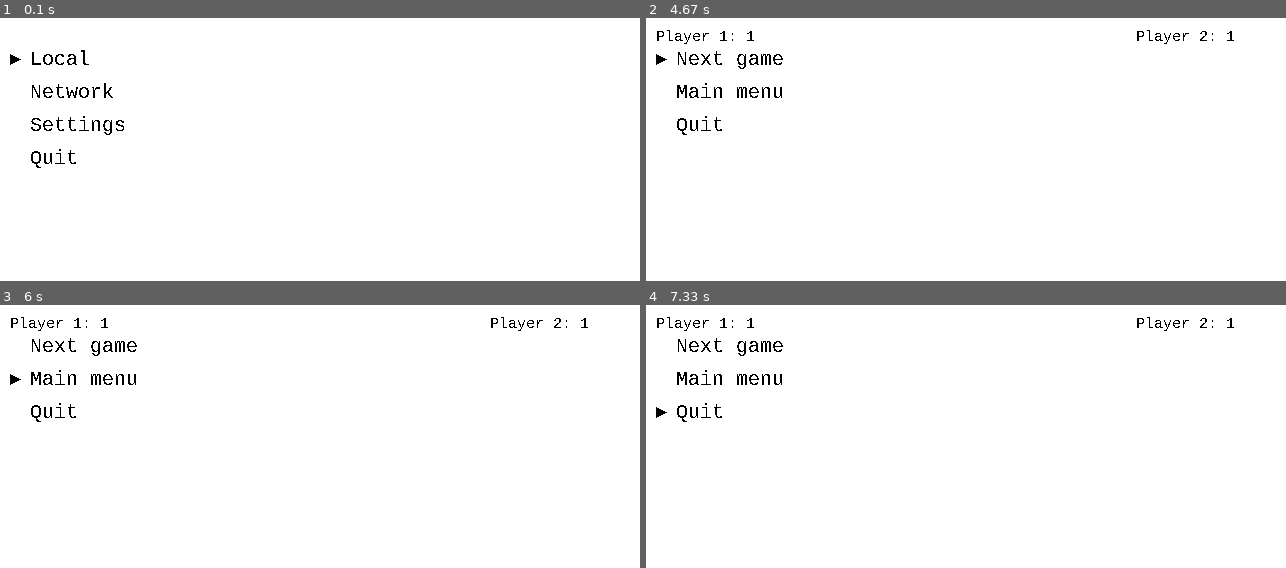
Above: before the commit, frames 1-4 (two rows, left to right).
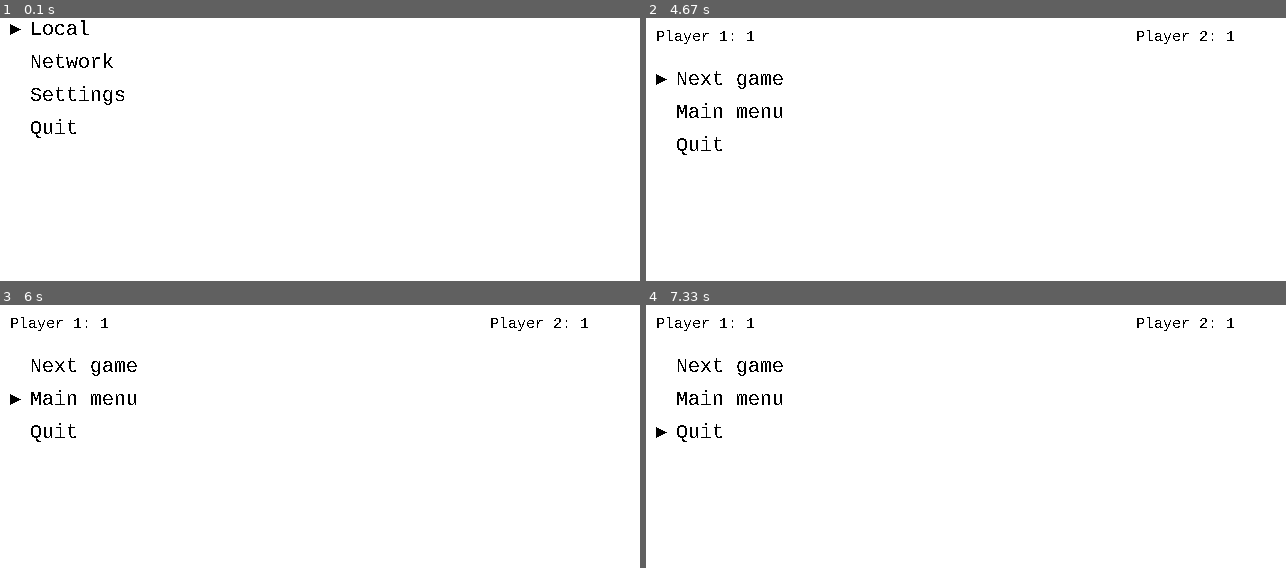
Above: after the commit, the same moments.

Repository: matgrioni/Tron
Game: pygame game, started from src/main.py
Two runs of this game, one before a commit and one after it. Both use one fixed random seed, a clock stepped at 60 frames per second and the inputs below.
Inputs (mouse positions are in pixels of both pictures, inside the frame that each line leads up to):
- Up to frame 1 (0.1 s): no input
- Up to frame 2 (4.67 s): tap Enter at 0.33 s
- Up to frame 3 (6 s): tap Down at 5.98 s
- Up to frame 4 (7.33 s): hold Down from 6.98 s (still down); move the mouse to (outside the picture) at 7.02 s

The runs differ from the first frame. In frame 1, 1.1% of the frame differs, in the area x 1-20%, y 0-58%; in frame 2, 1.2%, in the area x 1-22%, y 12-53%; in frame 3, 1.2%; in frame 4, 1.2%.

Commit message:
Menu entries are now positioned

Diff:
--- a/src/GameOverMenu.py
+++ b/src/GameOverMenu.py
@@ -29,7 +29,7 @@
 
     # Create the menu child view.
     def _initMenu(self):
-        self.menu = views.Menu(self, (0, 100), self.size)
+        self.menu = views.Menu(self, (0, 50), self.size)
         self.menu.setOptions(["Next game", "Main menu", "Quit"])
 
         self.menu.addOptionCallback("Next game", self.back)
--- a/src/PauseMenu.py
+++ b/src/PauseMenu.py
@@ -27,7 +27,7 @@
 
     # Initialize this modules menu view.
     def _initMenu(self):
-        self.menu = views.Menu(self, (0, 0), self.size)
+        self.menu = views.Menu(self, (0, 50), self.size)
         self.menu.setOptions(["Resume", "Start over", "Main menu", "Quit"])
 
         self.menu.addOptionCallback("Resume", self.back)
--- a/src/pydroid/views.py
+++ b/src/pydroid/views.py
@@ -165,14 +165,19 @@
         self.options = options
         del self.textdisps[:]
 
+        # For each text option provided create the TextDisp for them.
         for (i, option) in enumerate(options):
+            # Accounts for variable heights
             if i == 0:
-                self.textdisps.append(TextDisp(self.module, (30, 30), option))
+                self.textdisps.append(TextDisp(self.module,
+                                      (self.x + 30, self.y), option))
             else:
+                # Set the next TextDisp 10 pixels below the prior one
                 prior = self.textdisps[i - 1]
                 newY = prior.y + prior.size[1] + 10
 
-                self.textdisps.append(TextDisp(self.module, (30, newY), option))
+                self.textdisps.append(TextDisp(self.module,
+                                      (self.x + 30, newY), option))
 
     # Draw the text and the appropriate selector shape
     def draw(self):
@@ -183,7 +188,7 @@
 
             # Draw the triangle indicator
             if i == self.selectedItem:
-                sidePoint = (20, textdisp.y + textdisp.size[1] / 2)
+                sidePoint = (self.x + 20, textdisp.y + textdisp.size[1] / 2)
                 topPoint = (sidePoint[0] - 10, sidePoint[1] - 5)
                 botPoint = (sidePoint[0] - 10, sidePoint[1] + 5)
 
